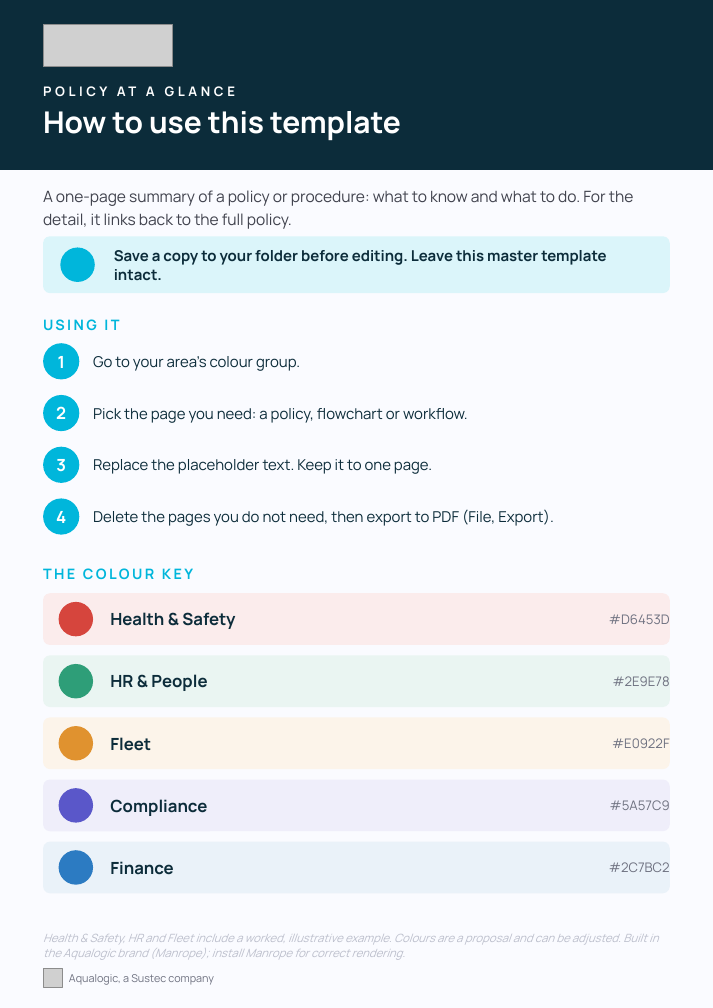
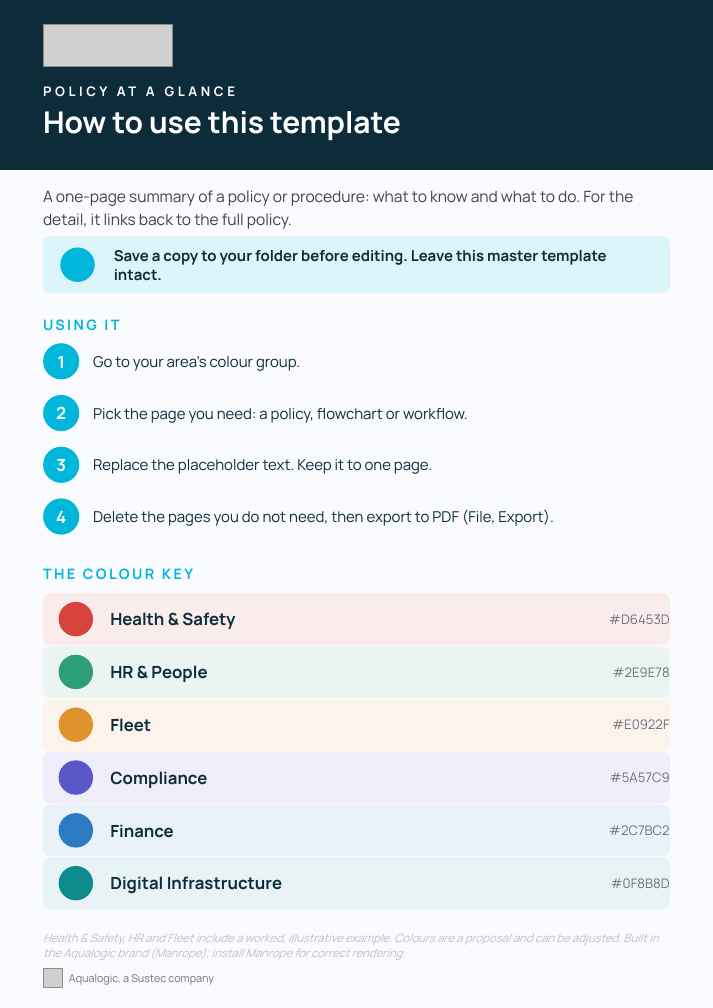
Before and after one commit to AlchemyBranding/aqualogic-brand-portal, a slide deck: slide 1 of public/assets/aqualogic/templates/Aqualogic_Policy_at_a_Glance_Template.pptx. Drawn at 713x1008 pixels with LibreOffice and Linux fonts; fonts in the diff are those of the drawing; grey boxes stand for pictures; background and template pictures are left out. Boxes give left, top, right and bottom in pixels: in the first picture for what was removed or moved away, otherwise in the second. Text is boxed around its words. In the diff, an @@ line names an element or a change of style, - is before the commit and + after.

```diff
--- a/public/assets/aqualogic/templates/Aqualogic_Policy_at_a_Glance_Template.pptx
+++ b/public/assets/aqualogic/templates/Aqualogic_Policy_at_a_Glance_Template.pptx
@@ 2 texts, 1 rounded rectangle, 1 ellipse: place and size @@
-2 texts, 1 rounded rectangle, 1 ellipse at box(43, 655, 670, 707)
+2 texts, 1 rounded rectangle, 1 ellipse at box(43, 646, 670, 697)
@@ 2 texts, 1 rounded rectangle, 1 ellipse: place and size @@
-2 texts, 1 rounded rectangle, 1 ellipse at box(43, 717, 670, 769)
+2 texts, 1 rounded rectangle, 1 ellipse at box(43, 698, 670, 750)
@@ 2 texts, 1 rounded rectangle: place and size @@
-2 texts, 1 rounded rectangle at box(43, 779, 670, 831)
+2 texts, 1 rounded rectangle at box(43, 752, 670, 804)
@@ ellipse: place and size @@
-ellipse at box(59, 788, 93, 822)
+ellipse at box(59, 760, 93, 795)
@@ 2 texts, 1 rounded rectangle, 1 ellipse: place and size @@
-2 texts, 1 rounded rectangle, 1 ellipse at box(43, 841, 670, 893)
+2 texts, 1 rounded rectangle, 1 ellipse at box(43, 804, 670, 856)
@@ rounded rectangle added at box(43, 857, 670, 909), fill #E7F3F4 @@
@@ ellipse added at box(59, 866, 93, 900), fill #0F8B8D @@
@@ text added at box(110, 876, 282, 894), 14 pt, text #0C2C3A, bold @@
+Digital Infrastructure
@@ text added at box(611, 878, 670, 888), 11 pt, text #6E7180 @@
+#0F8B8D
```
Also in this commit, not shown: 3 slides added.
